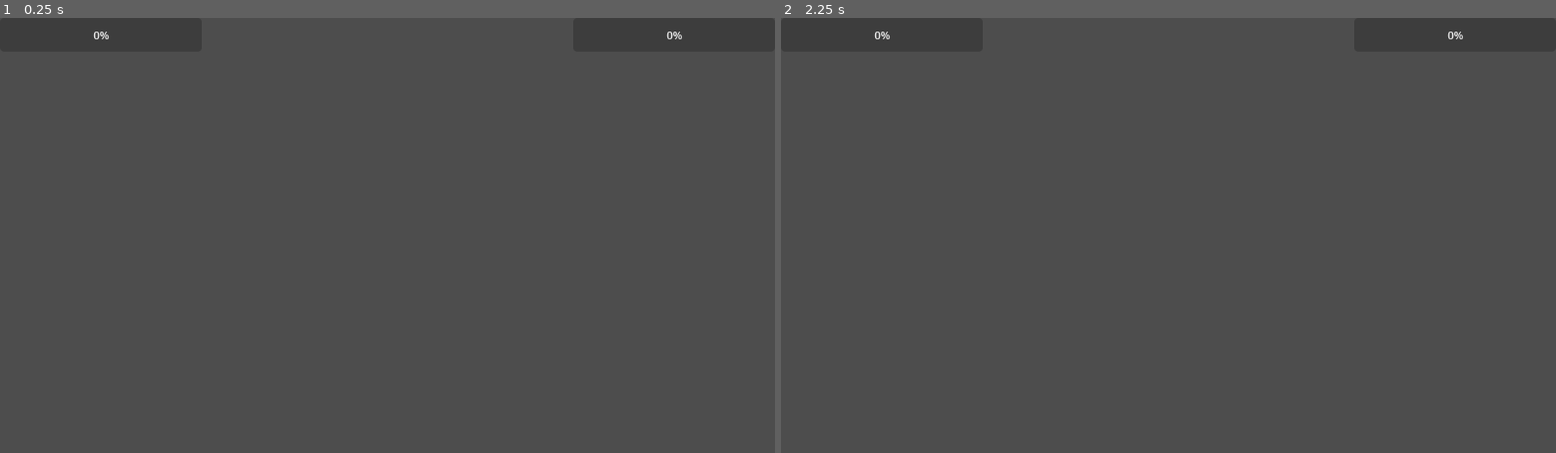
Above: before the commit, frames 1-2 (left to right).
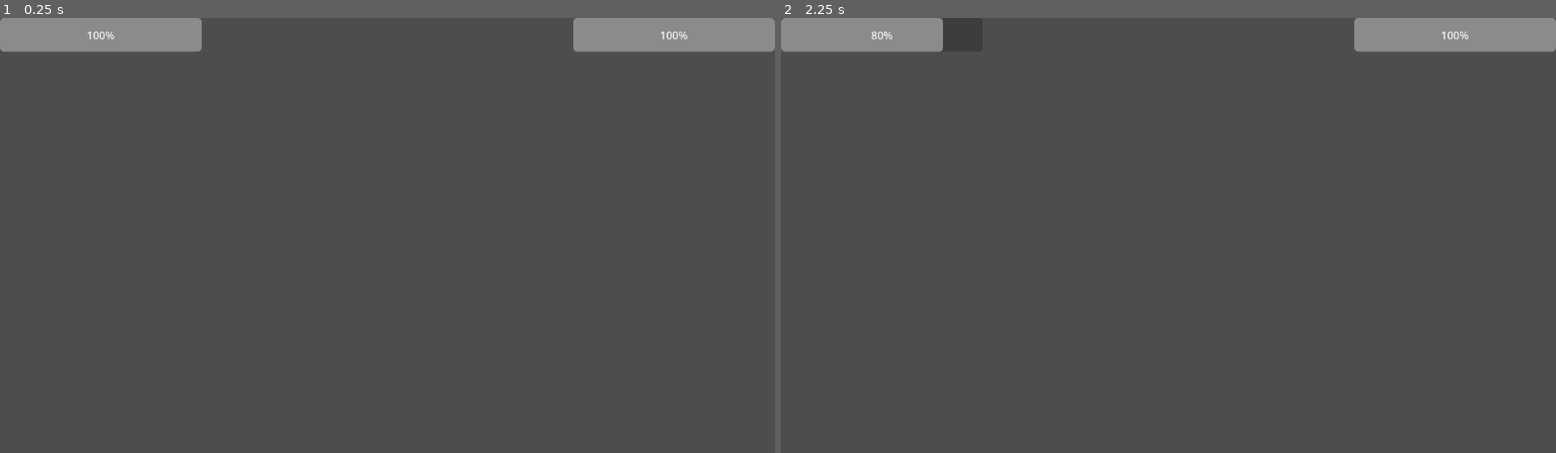
Above: after the commit, the same moments.

Repository: xatar/Gamejam17
Game: Godot game, scene res://Maps/game.tscn
The game is run twice, just before and just after one commit, with the same random seed, the same clock (stepped at 60 frames per second) and the same inputs.
Inputs:
- Up to frame 1 (0.25 s): no input
- Up to frame 2 (2.25 s): tap Enter at 0.5, 2 s; tap H (heal) at 0.6, 1.35 s; tap Space at 1.25 s; tap X (take_damage) at 2.1 s

The runs differ from the first frame. In frame 1, 4.0% of the frame differs, in the area x 0-100%, y 0-8%; in frame 2, 3.6%.
Error before the commit: Invalid access to property or key 'health_component' on a base object of type 'Nil'. (res://UI/Scripts/health_bar.gd:8)

Commit message:
Remade Player and Boss for 3D

Diff:
--- a/Character/Boss/Scenes/boss.tscn
+++ b/Character/Boss/Scenes/boss.tscn
@@ -1,18 +1,23 @@
-[gd_scene load_steps=5 format=3 uid="uid://jtn00cqmww18"]
+[gd_scene load_steps=5 format=3 uid="uid://4vtgbqxa3dgg"]
 
 [ext_resource type="Script" uid="uid://ca4kkqlvwku28" path="res://Character/Boss/Scripts/boss.gd" id="1_v75cl"]
-[ext_resource type="PackedScene" uid="uid://bk1d0d1r6radq" path="res://Components/Scenes/attack_component.tscn" id="2_2gn34"]
-[ext_resource type="PackedScene" uid="uid://ce0oiobpdlfv6" path="res://Components/Scenes/health_component.tscn" id="3_646h7"]
+[ext_resource type="Script" uid="uid://3wmy368uki6" path="res://Components/Scripts/attack_component.gd" id="2_v75cl"]
+[ext_resource type="Script" uid="uid://0r8jlbqx68ko" path="res://Components/Scripts/health_component.gd" id="3_2gn34"]
 [ext_resource type="PackedScene" uid="uid://b3ccqayos0ru2" path="res://UI/Scenes/health_bar.tscn" id="4_2gn34"]
 
-[node name="Boss" type="CharacterBody2D" node_paths=PackedStringArray("health_component", "attack_component")]
+[node name="Boss" type="CharacterBody3D" node_paths=PackedStringArray("health_component", "attack_component")]
 script = ExtResource("1_v75cl")
 health_component = NodePath("HealthComponent")
 attack_component = NodePath("AttackComponent")
+metadata/_custom_type_script = "uid://bqdgorkry1nbi"
 
-[node name="AttackComponent" parent="." instance=ExtResource("2_2gn34")]
+[node name="AttackComponent" type="Node" parent="."]
+script = ExtResource("2_v75cl")
+metadata/_custom_type_script = "uid://3wmy368uki6"
 
-[node name="HealthComponent" parent="." instance=ExtResource("3_646h7")]
+[node name="HealthComponent" type="Node" parent="."]
+script = ExtResource("3_2gn34")
+metadata/_custom_type_script = "uid://0r8jlbqx68ko"
 
 [node name="CanvasLayer" type="CanvasLayer" parent="."]
 
--- a/Character/Player/Scenes/player.tscn
+++ b/Character/Player/Scenes/player.tscn
@@ -1,19 +1,23 @@
-[gd_scene load_steps=5 format=3 uid="uid://bdt0b18eiup3"]
+[gd_scene load_steps=5 format=3 uid="uid://d0v5f8t7pe0qd"]
 
 [ext_resource type="Script" uid="uid://dvcus4d3y8q5g" path="res://Character/Player/Scripts/player.gd" id="1_rg7kn"]
-[ext_resource type="PackedScene" uid="uid://ce0oiobpdlfv6" path="res://Components/Scenes/health_component.tscn" id="2_52sos"]
+[ext_resource type="Script" uid="uid://0r8jlbqx68ko" path="res://Components/Scripts/health_component.gd" id="2_6w32e"]
+[ext_resource type="Script" uid="uid://3wmy368uki6" path="res://Components/Scripts/attack_component.gd" id="3_1lbty"]
 [ext_resource type="PackedScene" uid="uid://b3ccqayos0ru2" path="res://UI/Scenes/health_bar.tscn" id="3_52sos"]
-[ext_resource type="PackedScene" uid="uid://bk1d0d1r6radq" path="res://Components/Scenes/attack_component.tscn" id="3_omv0o"]
 
-[node name="Player" type="CharacterBody2D" node_paths=PackedStringArray("health_component", "attack_component")]
+[node name="Player" type="CharacterBody3D" node_paths=PackedStringArray("health_component", "attack_component")]
 script = ExtResource("1_rg7kn")
 health_component = NodePath("HealthComponent")
 attack_component = NodePath("AttackComponent")
+metadata/_custom_type_script = "uid://bqdgorkry1nbi"
 
-[node name="HealthComponent" parent="." instance=ExtResource("2_52sos")]
-max_health = 100.0
+[node name="HealthComponent" type="Node" parent="."]
+script = ExtResource("2_6w32e")
+metadata/_custom_type_script = "uid://0r8jlbqx68ko"
 
-[node name="AttackComponent" parent="." instance=ExtResource("3_omv0o")]
+[node name="AttackComponent" type="Node" parent="."]
+script = ExtResource("3_1lbty")
+metadata/_custom_type_script = "uid://3wmy368uki6"
 
 [node name="CanvasLayer" type="CanvasLayer" parent="."]
 
--- a/Maps/game.tscn
+++ b/Maps/game.tscn
@@ -1,12 +1,12 @@
 [gd_scene load_steps=3 format=3 uid="uid://cmufaefydtm8i"]
 
-[ext_resource type="PackedScene" uid="uid://bdt0b18eiup3" path="res://Character/Player/Scenes/player.tscn" id="1_y2ywj"]
-[ext_resource type="PackedScene" uid="uid://jtn00cqmww18" path="res://Character/Boss/Scenes/boss.tscn" id="2_y2ywj"]
+[ext_resource type="PackedScene" uid="uid://d0v5f8t7pe0qd" path="res://Character/Player/Scenes/player.tscn" id="1_y2ywj"]
+[ext_resource type="PackedScene" uid="uid://4vtgbqxa3dgg" path="res://Character/Boss/Scenes/boss.tscn" id="2_y2ywj"]
 
 [node name="Game" type="Node2D"]
 
 [node name="Player" parent="." instance=ExtResource("1_y2ywj")]
 unique_name_in_owner = true
-position = Vector2(491.045, 99.5388)
+transform = Transform3D(1, 0, 0, 0, 1, 0, 0, 0, 1, 491.045, 99.5388, 0)
 
 [node name="Boss" parent="." instance=ExtResource("2_y2ywj")]
